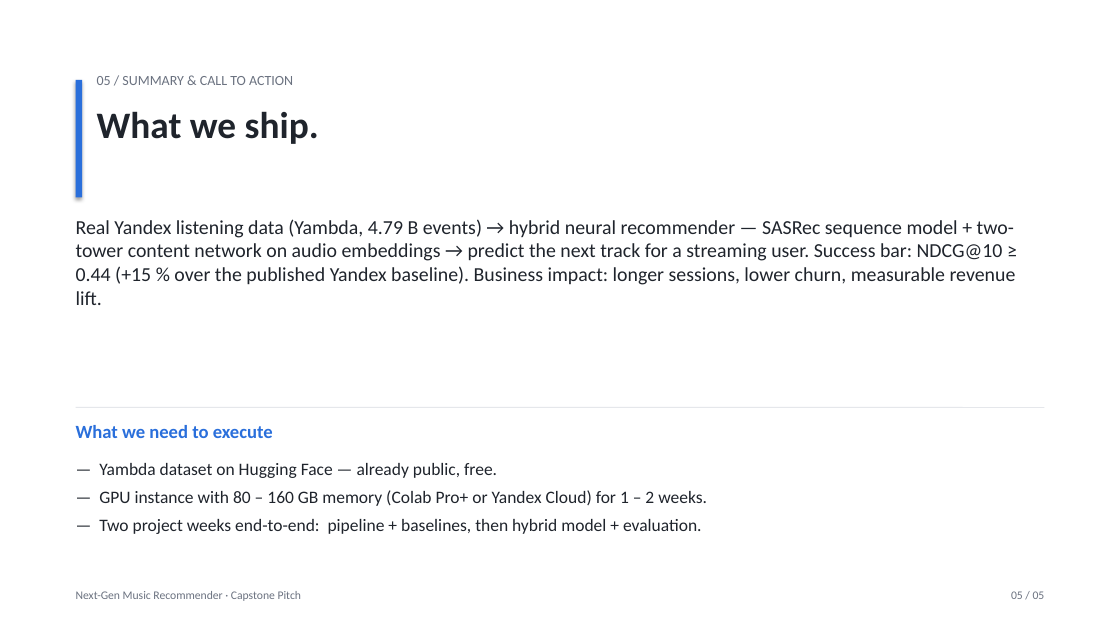
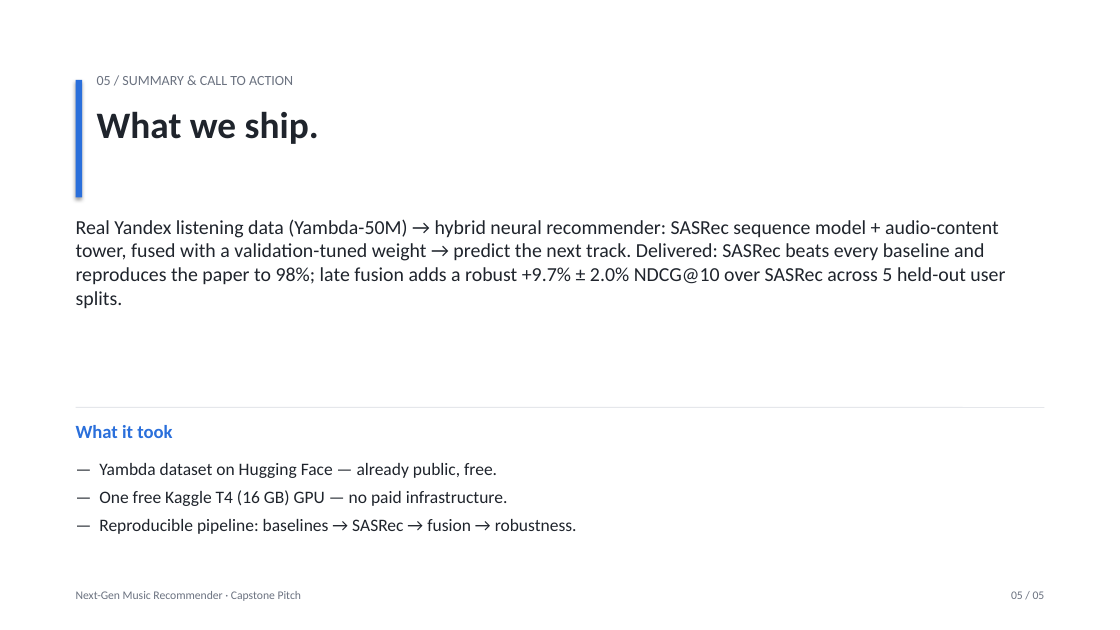
Before and after one commit to ak1232320/nndl_capstone_2026, a slide deck: slide 6 of Pitch_YMusic.pptx. Drawn at 1120x630 pixels with LibreOffice and Linux fonts; fonts in the diff are those of the drawing. Boxes give left, top, right and bottom in pixels: in the first picture for what was removed or moved away, otherwise in the second. Text is boxed around its words. In the diff, an @@ line names an element or a change of style, - is before the commit and + after.

```diff
--- a/Pitch_YMusic.pptx
+++ b/Pitch_YMusic.pptx
@@ text at <box>76,219,1005,309</box>: text changed @@
-Real Yandex listening data (Yambda, 4.79 B events) → hybrid neural recommender — SASRec sequence model + two-tower content network on audio embeddings → predict the next track for a streaming user. Success bar: NDCG@10 ≥ 0.44 (+15 % over the published Yandex baseline). Business impact: longer sessions, lower churn, measurable revenue lift.
+Real Yandex listening data (Yambda-50M) → hybrid neural recommender: SASRec sequence model + audio-content tower, fused with a validation-tuned weight → predict the next track. Delivered: SASRec beats every baseline and reproduces the paper to 98%; late fusion adds a robust +9.7% ± 2.0% NDCG@10 over SASRec across 5 held-out user splits.
@@ text at <box>76,425,172,438</box>: text changed @@
-What we need to execute
+What it took
@@ text at <box>99,490,577,534</box>: text changed @@
-— GPU instance with 80 – 160 GB memory (Colab Pro+ or Yandex Cloud) for 1 – 2 weeks.
-— Two project weeks end-to-end: pipeline + baselines, then hybrid model + evaluation.
+— One free Kaggle T4 (16 GB) GPU — no paid infrastructure.
+— Reproducible pipeline: baselines → SASRec → fusion → robustness.
```
Also in this commit, not shown: 4 other slides changed, 1 other file.
